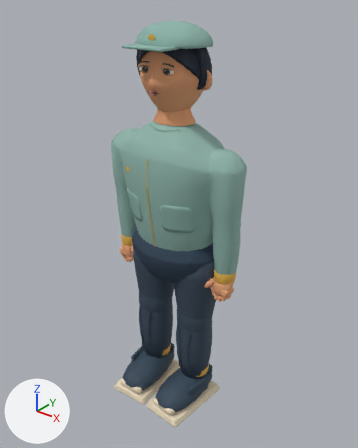
A saved change to the Blender file models/atrium/residents/he.blend.
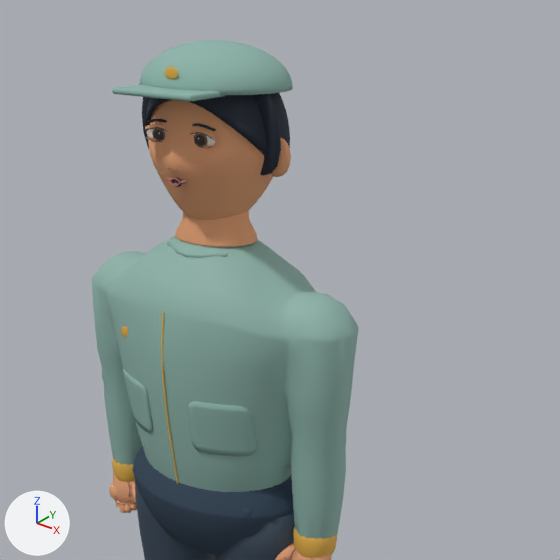
Each version is shown whole from a camera (50 mm lens) standing at (1.227, -1.504, 1.825) and looking at (0.024, 0.0, 0.892), then close up on the part from 18% to 98% of the width and 0% to 64% of the height. Every picture has the same lights, and +X, +Y and +Z are marked at lower left. The older version's two pictures come first.

In view in the first close-up: 'CapBrim', 'CapCrown', 'Hair continuous scalp', 'Hair temple 1', 'Head', 'Neck', 'Rounded patch pocket_-1', 'Rounded patch pocket_1', 'SkinnedArticulationCore', 'SkinnedArticulationDetail', 'TrouserSeat' and 17 more.
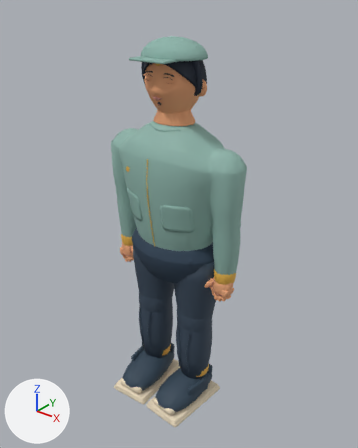
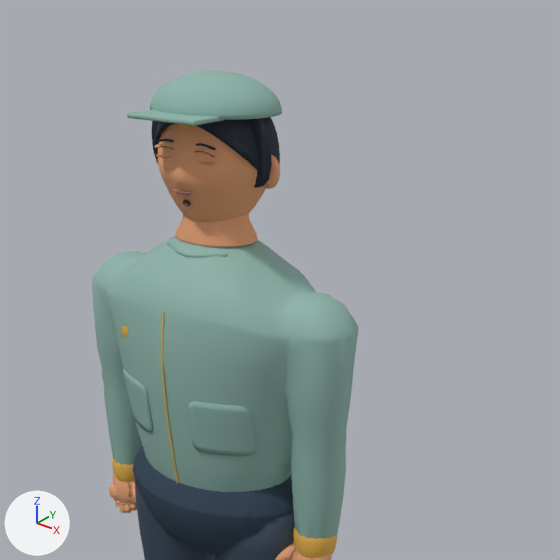
ob_headpivot is not drawn itself; it is the parent of ob_head, ob_earshell__1, ob_earconcha__1, ob_eyepivot__1, ob_browpivot__1, ob_earshell_1, ob_earconcha_1, ob_eyepivot_1.

Where the newer file only moved an object's origin or applied its transform, the numbers keep the older frame.

Location of each change, (x1, y1, x2, y2) in pixels of the close-ups (560 x 560 px):
'Head', moved, rescaled (13% narrower, 18% shorter)
    before: (148, 100, 273, 220)
    after: (158, 124, 266, 222)
'CapCrown', moved, rescaled (14% narrower, 11% shorter)
    before: (139, 40, 293, 95)
    after: (150, 71, 282, 120)
'Hair continuous scalp', moved, rescaled (14% narrower, 14% shorter)
    before: (145, 93, 290, 157)
    after: (155, 117, 280, 172)
'CapBrim', moved, rescaled (15% narrower)
    before: (112, 84, 225, 102)
    after: (127, 109, 223, 126)
'Hair temple 1', moved, rescaled (14% narrower, 13% shorter)
    before: (254, 94, 281, 175)
    after: (249, 118, 272, 188)
'EarShell_1', moved, rescaled (14% narrower, 12% shorter)
    before: (271, 138, 291, 177)
    after: (263, 155, 280, 189)
'Hair temple -1', moved, rescaled (mostly hidden)
    before: (142, 97, 150, 149)
    after: (151, 121, 158, 164)
'CapBadge', reshaped
    before: (165, 67, 178, 79)
    after: (179, 124, 188, 128)
'UpperLidSkin_1', moved, rescaled (12% narrower, 10% shorter)
    before: (191, 129, 215, 138)
    after: (194, 148, 215, 156)
'Brow_1', moved, rescaled (16% narrower, 11% shorter)
    before: (192, 123, 216, 131)
    after: (196, 143, 216, 150)
'UpperLidSkin_-1', moved, rescaled
    before: (145, 124, 167, 131)
    after: (155, 144, 173, 148)
'MouthClosed', moved, rescaled (17% narrower, 12% shorter)
    before: (165, 177, 188, 184)
    after: (173, 189, 192, 195)
'Brow_-1', moved, rescaled
    before: (148, 119, 167, 123)
    after: (157, 139, 174, 142)
'LowerLidSkin_1', moved, rescaled
    before: (195, 144, 214, 148)
    after: (198, 161, 214, 164)
'EyeWhite_-1', reshaped (not visible afterwards)
    before: (147, 128, 166, 139)
'LowerLidSkin_-1', moved, rescaled
    before: (146, 137, 164, 141)
    after: (156, 154, 171, 159)
'UpperLid_1', moved, rescaled
    before: (190, 132, 214, 140)
    after: (194, 151, 214, 157)
'UpperLid_-1', moved, rescaled (13% narrower, 17% shorter)
    before: (145, 127, 167, 132)
    after: (155, 146, 174, 150)
'MouthOpenLowerRim', moved, rescaled
    before: (170, 181, 181, 187)
    after: (177, 193, 185, 197)
'MouthOpenUpperRim', moved, rescaled (8% narrower, 17% shorter)
    before: (170, 178, 181, 183)
    after: (176, 190, 186, 194)

Edits to the bpy script that builds the scene:
```text
Change ob_headpivot:
    ob_headpivot.location: (0.0, 0.0, 1.516) -> (0.0, 0.0, 1.486)
    ob_headpivot.scale: (0.623, 0.592, 0.589) -> (0.543, 0.516, 0.513)
```
